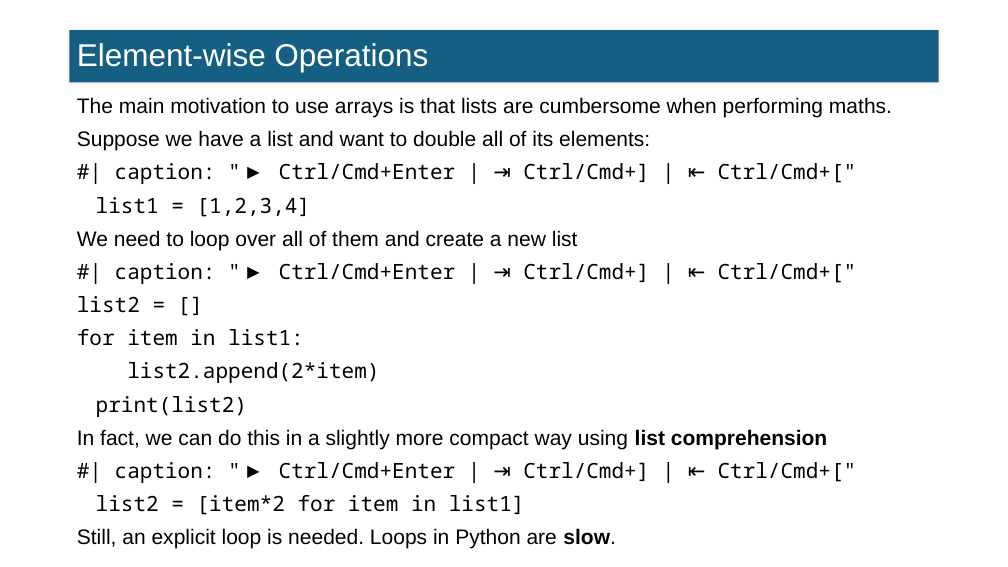
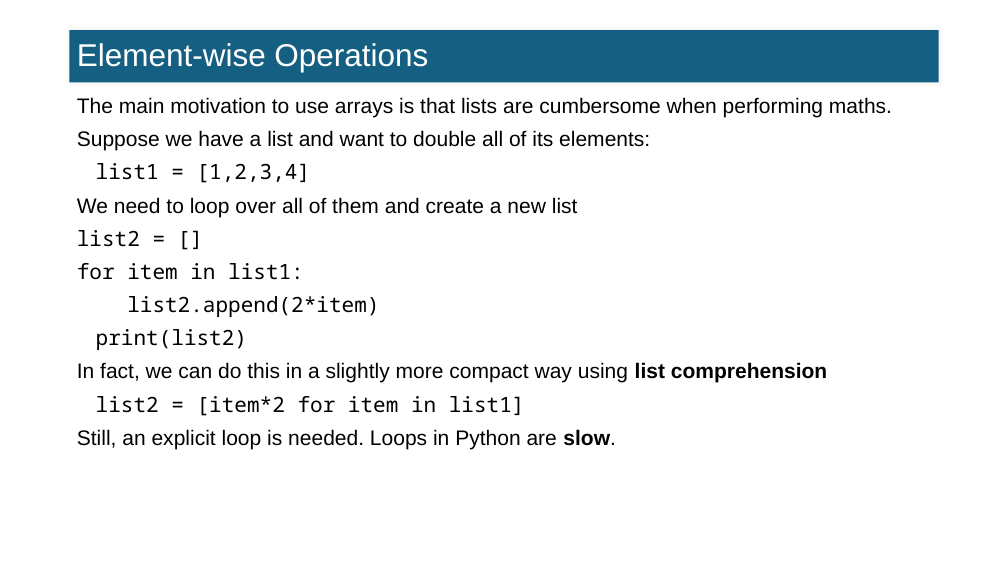
Before and after one commit to FTurci/intro-coding-data-analysis, a slide deck: slide 11 of slides/07_intro_numpy_slides.pptx. Drawn at 1008x567 pixels with LibreOffice and Linux fonts; fonts in the diff are those of the drawing. Boxes give left, top, right and bottom in pixels: in the first picture for what was removed or moved away, otherwise in the second. Text is boxed around its words. In the diff, an @@ line names an element or a change of style, - is before the commit and + after.

```diff
--- a/slides/07_intro_numpy_slides.pptx
+++ b/slides/07_intro_numpy_slides.pptx
@@ text at (96,163,310,183): text changed @@
-#| caption: "▶ Ctrl/Cmd+Enter | ⇥ Ctrl/Cmd+] | ⇤ Ctrl/Cmd+["
-list1 = [1,2,3,4]
+list1 = [1,2,3,4]
@@ text at (77,230,379,350): text changed @@
-#| caption: "▶ Ctrl/Cmd+Enter | ⇥ Ctrl/Cmd+] | ⇤ Ctrl/Cmd+["
-list2 = []
-for item in list1:
-list2.append(2*item)
-print(list2)
+list2 = []
+for item in list1:
+list2.append(2*item)
+print(list2)
@@ text at (96,396,525,416): text changed @@
-#| caption: "▶ Ctrl/Cmd+Enter | ⇥ Ctrl/Cmd+] | ⇤ Ctrl/Cmd+["
-list2 = [item*2 for item in list1]
+list2 = [item*2 for item in list1]
```
Also in this commit, not shown: 9 other slides changed, 55 other files.
